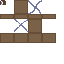
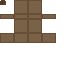
Comparing the layer stacks of the two (64, 64) images. Changes:
pixels changed over (1, 0, 42, 33) (layer not identified)
